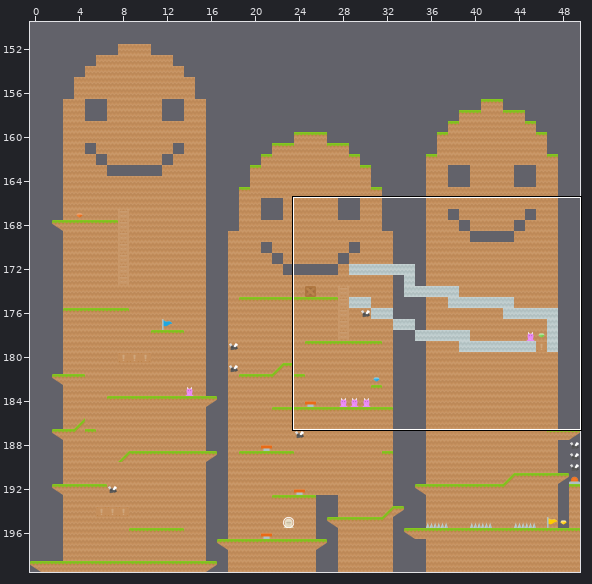
An edit to a level. Tiled map, assets/maps/map05.tmx. Above, an overview of the earlier version with the close-up marked.
Close-up. Before the commit:
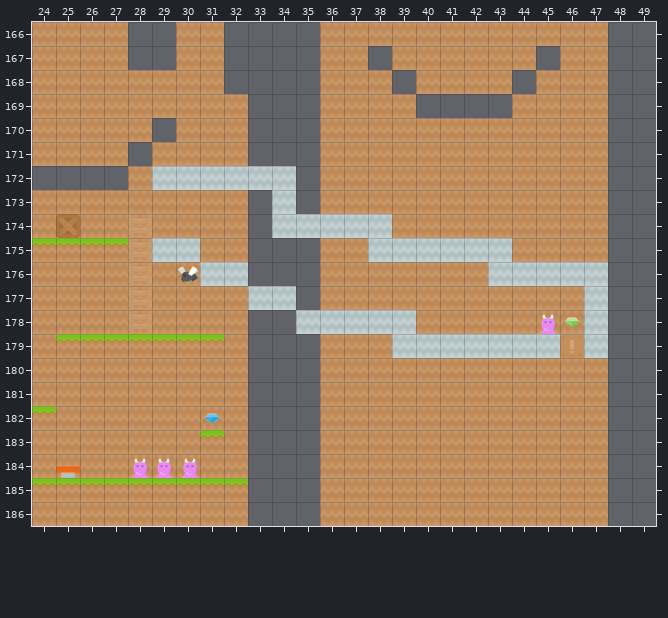
Cells are 128x128 px. Shown: x 24..49, y 166..186. The commit also changed other parts of the map, which this record leaves out.
After:
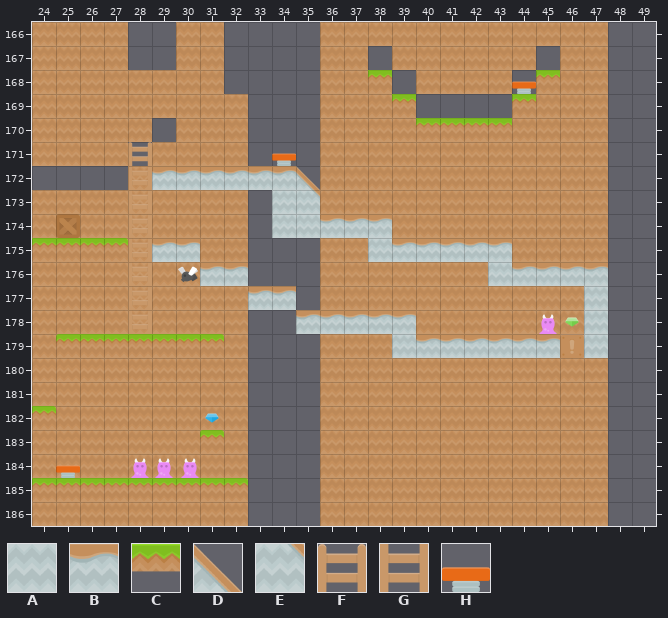
Key: from "spritesheet_ground": A 18, B 25, C 48, D 49, E 97; from "spritesheet_tiles": F 27 "ladder", G 35 "ladder", H 113 "bouncer".
_ is an empty cell.
Objects are placed by their top-left corner, in cells (3,4 is the top-left corner of cell 3,4); size is 1x1 cell unless given.
Difference:
Layer "Tile Layer 2":
y 168: x 38 _ -> C; x 45 _ -> C
y 169: x 39 _ -> C; x 44 _ -> C
y 170: x 40..43 ____ -> CCCC
y 172: x 29..35 AAAAAA_ -> BBBBBBD
y 173: x 35 _ -> E
y 174: x 36..38 AAA -> BBB
y 175: x 29..30 AA -> BB; x 39..43 AAAAA -> BBBBB
y 176: x 31..32 AA -> BB; x 44..47 AAAA -> BBBB
y 177: x 33..34 AA -> BB
y 178: x 35..39 AAAAA -> BBBBB
y 179: x 40..45 AAAAAA -> BBBBBB
Layer "Object Layer 1":
added: H "bouncer" at 44,168
added: F "ladder" at 28,171
added: H "bouncer" at 34,171
added: G "ladder" at 28,172
added: G "ladder" at 28,173
